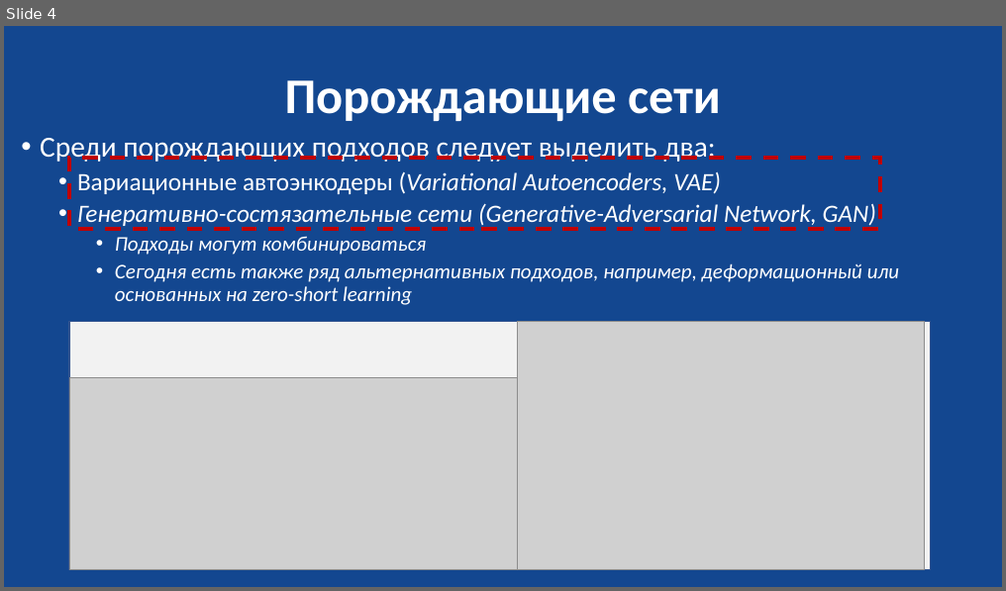
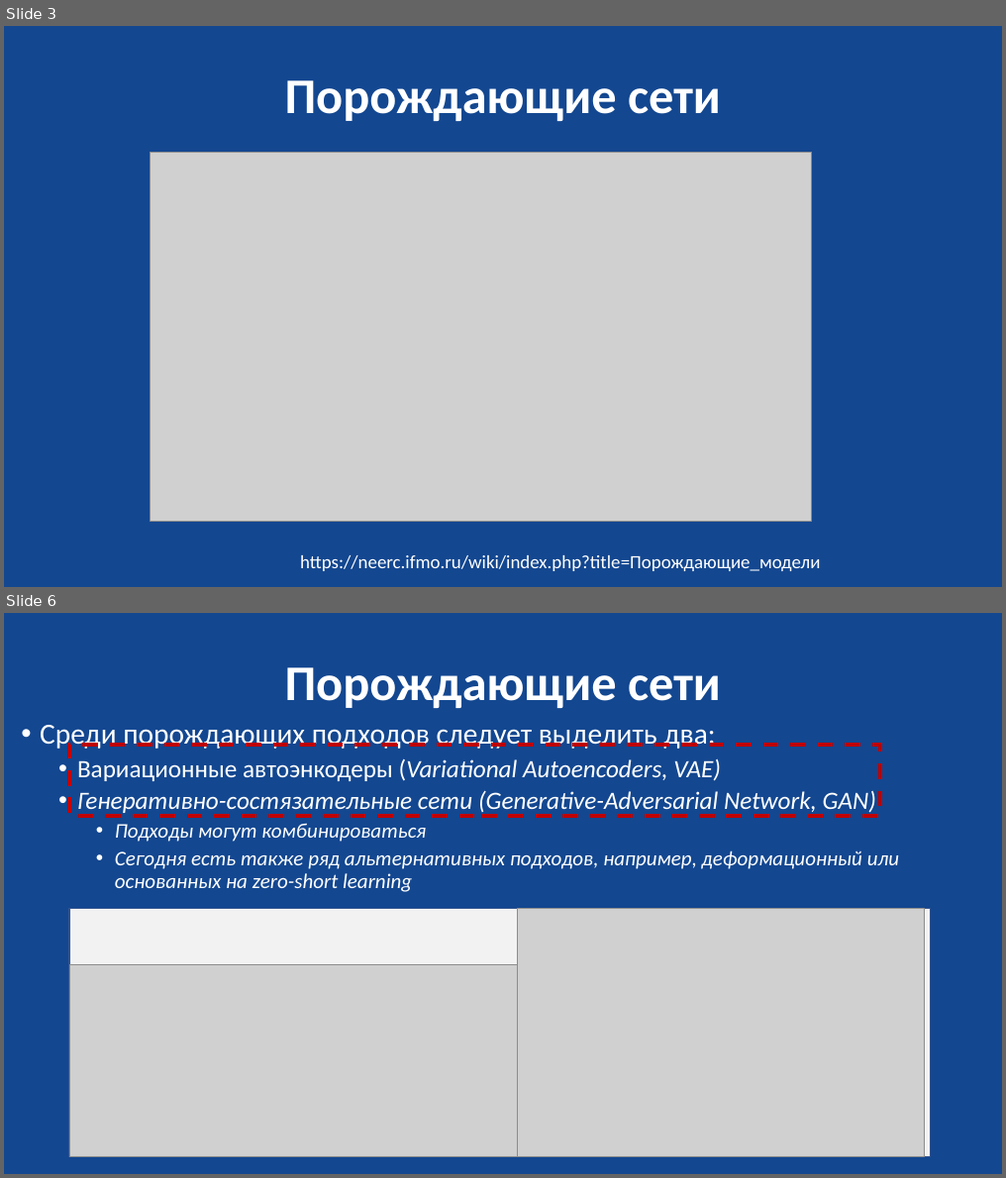
Before and after one commit to MVRonkin/Computer-Vision-Course_lec-practice, a slide deck: 2025/гении.pptx. Shown one above the other, each under a label of ours: slide 4 before the commit, slides 3 and 6 after it; the slides between them are not shown. The pictures are 1006x591 and 1006x1178 pixels, drawn with LibreOffice and Linux fonts; fonts in the diff are those of the drawing; grey boxes stand for pictures. Boxes give left, top, right and bottom in pixels: in the first picture for what was removed or moved away, otherwise in the second. Text is boxed around its words. In the diff, an @@ line names an element or a change of style, - is before the commit and + after.

```diff
--- a/2025/гении.pptx
+++ b/2025/гении.pptx
@@ slide 3 added at [4, 26, 1002, 587], background #134790 @@
@@ title added at [285, 80, 721, 121], 48 pt, text #FFFFFF, bold @@
+Порождающие сети
@@ picture added at [150, 152, 811, 522] @@
@@ text added at [300, 556, 820, 571], 18 pt, text #FFFFFF @@
+https://neerc.ifmo.ru/wiki/index.php?title=Порождающие_модели
@@ what was slide 4 is now slide 6 @@
```
Also in this commit, not shown: 3 slides changed, 1 other slide added.
